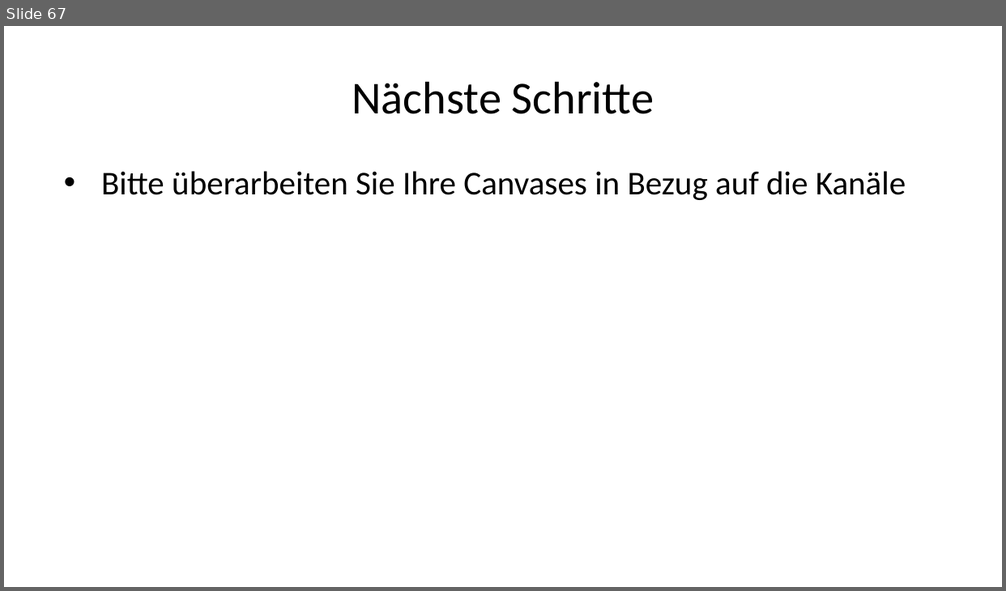
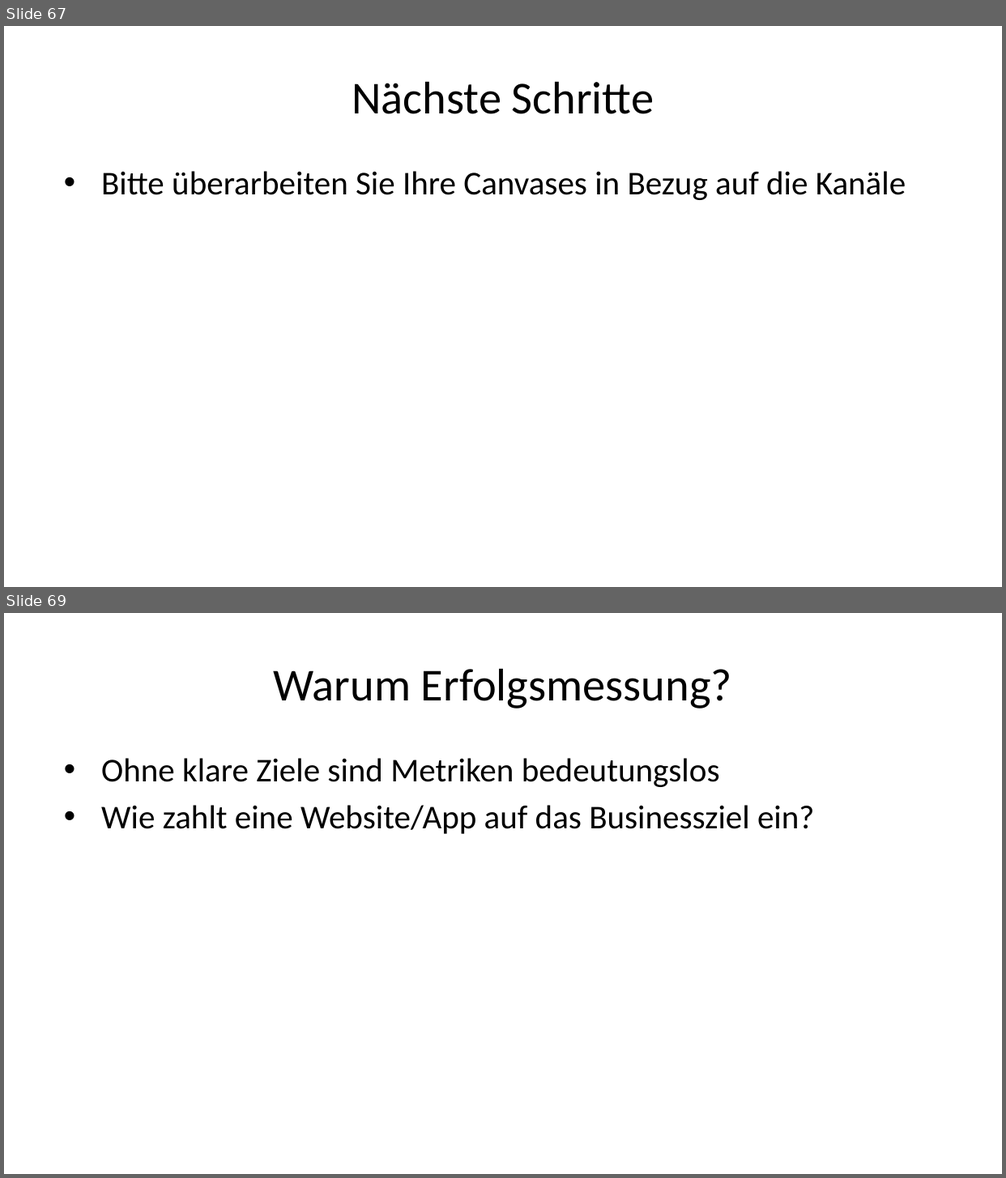
Before and after one commit to daswesen/digitale-inhalte, a slide deck: gdi.pptx. Shown one above the other, each under a label of ours: slide 67 before the commit, slides 67 and 69 after it; the slides between them are not shown. The pictures are 1006x591 and 1006x1178 pixels, drawn with LibreOffice and Linux fonts; fonts in the diff are those of the drawing. Boxes give left, top, right and bottom in pixels: in the first picture for what was removed or moved away, otherwise in the second. Text is boxed around its words. In the diff, an @@ line names an element or a change of style, - is before the commit and + after.

```diff
--- a/gdi.pptx
+++ b/gdi.pptx
@@ slide 69 added at (4,613,1002,1174), background #FFFFFF @@
@@ title added at (274,668,732,709), 33 pt, text #000000 @@
+Warum Erfolgsmessung?
@@ text added at (101,758,814,834), 24 pt, text #000000 @@
+• Ohne klare Ziele sind Metriken bedeutungslos
+• Wie zahlt eine Website/App auf das Businessziel ein?
```
Also in this commit, not shown: 3 slides changed, 37 other slides added, 2 slides removed, 3 other files.
